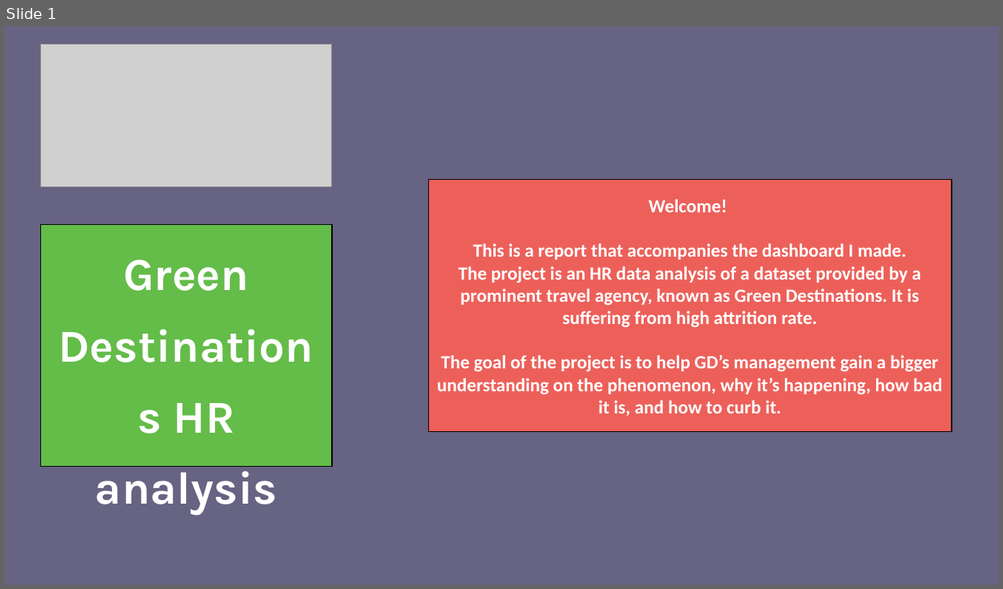
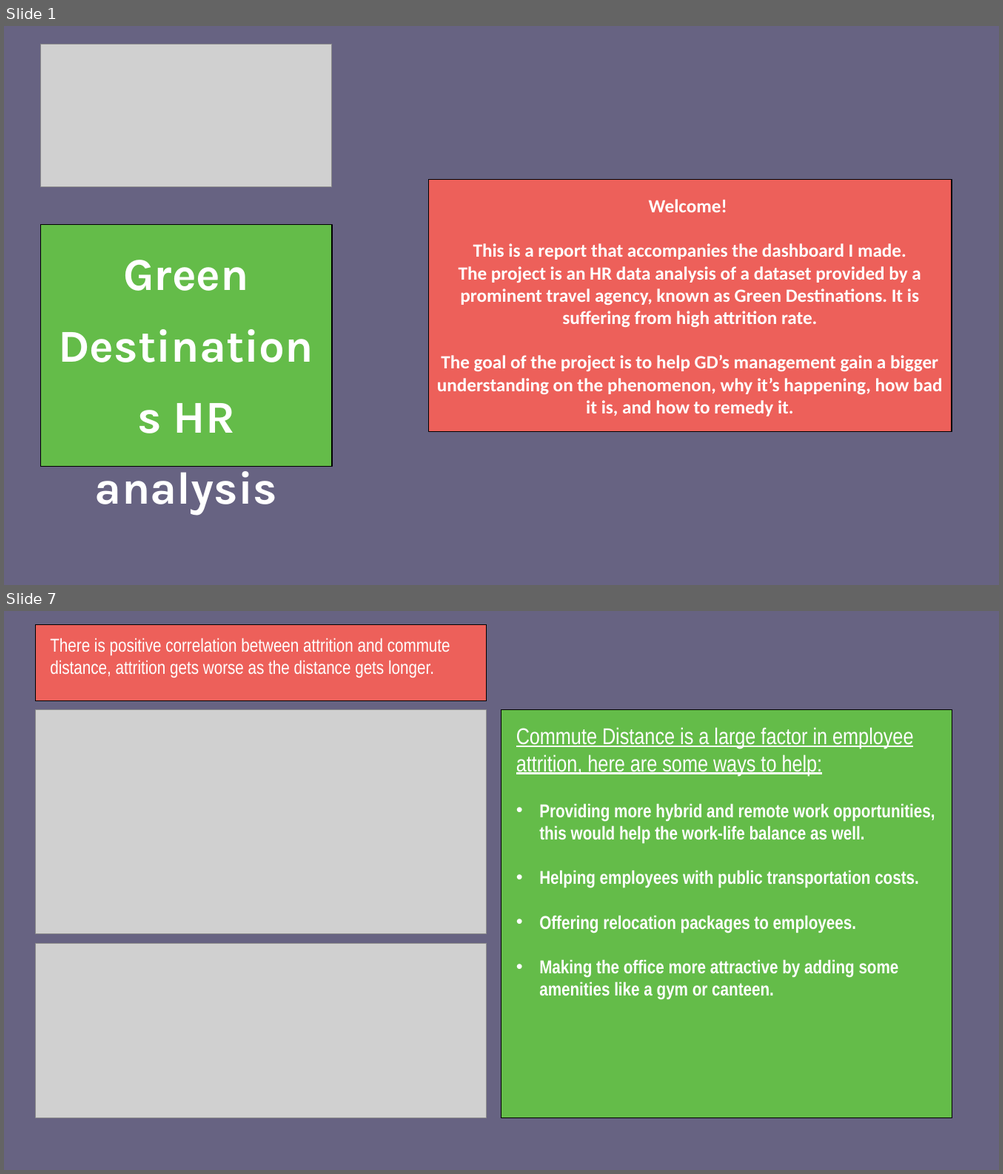
Before and after one commit to khaled-mehizel/HR-analysis, a slide deck: Report/GD HR report.pptx. Shown one above the other, each under a label of ours: slide 1 before the commit, slides 1 and 7 after it; the slides between them are not shown. The pictures are 1003x589 and 1003x1174 pixels, drawn with LibreOffice and Linux fonts; fonts in the diff are those of the drawing; grey boxes stand for pictures. Boxes give left, top, right and bottom in pixels: in the first picture for what was removed or moved away, otherwise in the second. Text is boxed around its words. In the diff, an @@ line names an element or a change of style, - is before the commit and + after.

```diff
--- a/Report/GD HR report.pptx
+++ b/Report/GD HR report.pptx
@@ slide 7 added at (x1=4, y1=611, x2=999, y2=1170), background #676382 @@
@@ rectangle added at (x1=35, y1=624, x2=486, y2=701), fill #ED605A, outline #000000 0.75 pt, 18 pt, text #FFFFFF @@
+There is positive correlation between attrition and commute distance, attrition gets worse as the distance gets longer.
@@ picture added at (x1=35, y1=710, x2=486, y2=935) @@
@@ rectangle added at (x1=502, y1=710, x2=952, y2=1119), fill #64BC49, outline #000000 0.75 pt, 18 pt, text #FFFFFF, bold @@
+Commute Distance is a large factor in employee attrition, here are some ways to help:
+• Providing more hybrid and remote work opportunities, this would help the work-life balance as well.
+• Helping employees with public transportation costs.
+• Offering relocation packages to employees.
+• Making the office more attractive by adding some amenities like a gym or canteen.
@@ picture added at (x1=35, y1=944, x2=486, y2=1119) @@
@@ slide 1 changed as well @@
@@ text in rectangle at (x1=437, y1=355, x2=942, y2=417): text changed @@
-The goal of the project is to help GD’s management gain a bigger understanding on the phenomenon, why it’s happening, how bad it is, and how to curb it.
+The goal of the project is to help GD’s management gain a bigger understanding on the phenomenon, why it’s happening, how bad it is, and how to remedy it.
```
Also in this commit, not shown: 7 other slides added, 6 slides removed, 4 other files.
